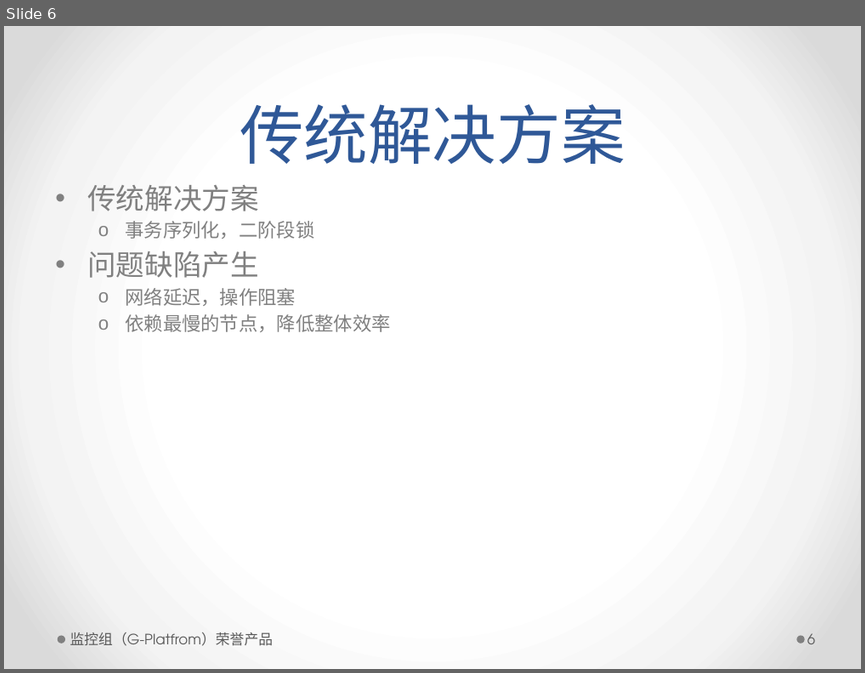
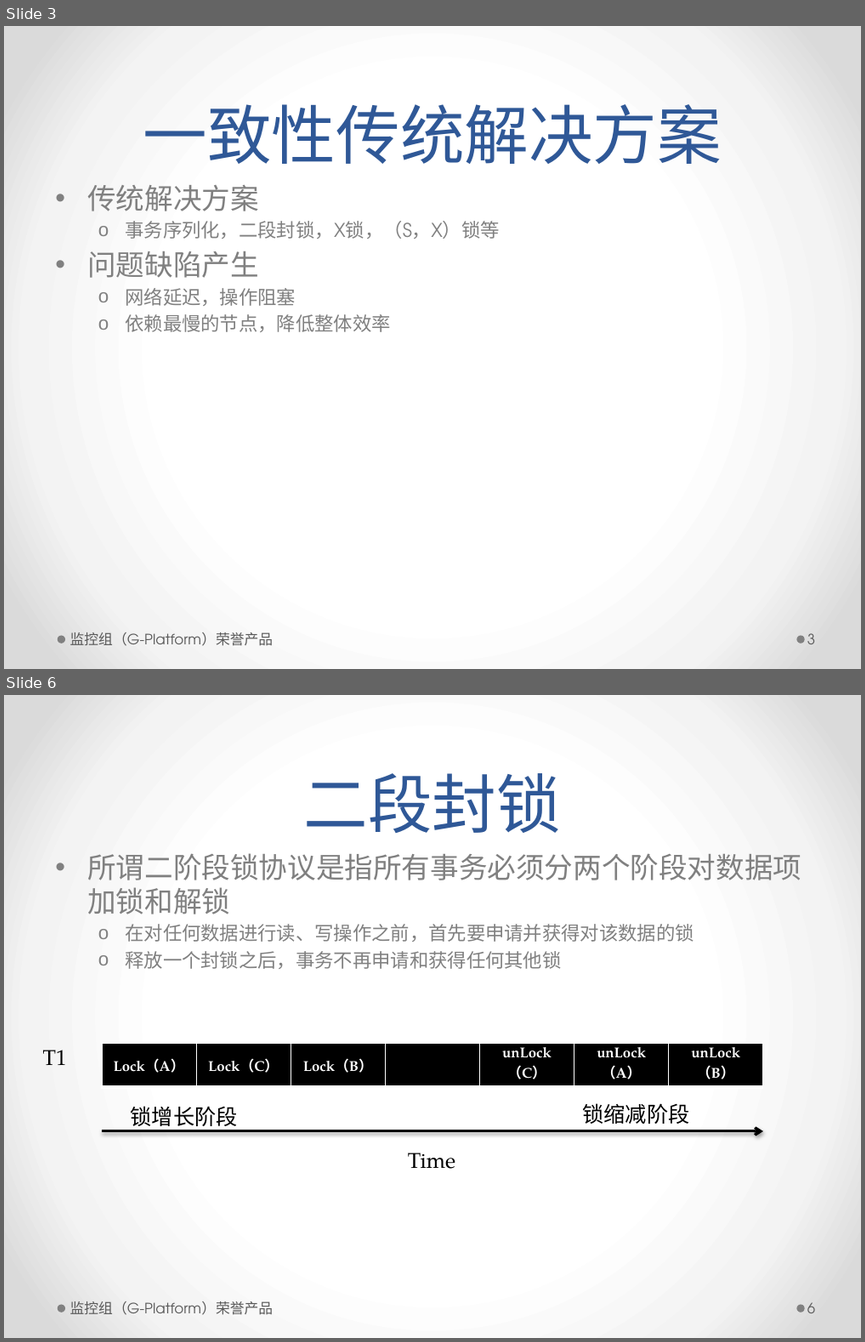
Before and after one commit to ccnt/ccntdb.core.algorithm, a slide deck: Algorithm/文档/ccntDB分布式数据库一致性问题.pptx. Shown one above the other, each under a label of ours: slide 6 before the commit, slides 3 and 6 after it; the slides between them are not shown. The pictures are 865x673 and 865x1342 pixels, drawn with LibreOffice and Linux fonts; fonts in the diff are those of the drawing. Boxes give left, top, right and bottom in pixels: in the first picture for what was removed or moved away, otherwise in the second. Text is boxed around its words. In the diff, an @@ line names an element or a change of style, - is before the commit and + after.

```diff
--- a/Algorithm/文档/ccntDB分布式数据库一致性问题.pptx
+++ b/Algorithm/文档/ccntDB分布式数据库一致性问题.pptx
@@ slide 6 added at bbox=[4, 695, 861, 1338], background gradient #FFFFFF to #F4F4F4 to #DADADA; not listed: 2 template elements that a slide beside it also shows @@
@@ title added at bbox=[304, 773, 561, 833], 54 pt, text #2F5897 @@
+二段封锁
@@ text added at bbox=[87, 853, 801, 969], 16 pt, text #808080 @@
+• 所谓二阶段锁协议是指所有事务必须分两个阶段对数据项加锁和解锁
+  o 在对任何数据进行读、写操作之前，首先要申请并获得对该数据的锁
+  o 释放一个封锁之后，事务不再申请和获得任何其他锁
@@ text added at bbox=[43, 1049, 67, 1065], 18 pt, text #000000 @@
+T1
@@ table added at bbox=[102, 1043, 761, 1083], 1 rows, 7 columns @@
+Lock（A） | Lock（C） | Lock（B） |  | unLock（C） | unLock（A） | unLock（B）
@@ text added at bbox=[131, 1106, 238, 1126], 18 pt, text #000000 @@
+锁增长阶段
@@ text added at bbox=[583, 1103, 690, 1123], 18 pt, text #000000 @@
+锁缩减阶段
@@ arrow added from (102, 1131) to (763, 1131), #000000 2.25 pt @@
@@ text added at bbox=[408, 1152, 455, 1168], 18 pt, text #000000 @@
+Time
@@ text added at bbox=[70, 1301, 273, 1315], 12 pt, text #595959 @@
+监控组（G-Platform）荣誉产品
@@ page number added at bbox=[807, 1302, 815, 1313], 12 pt, text #595959 @@
+6
@@ what was slide 6 is now slide 3 @@
@@ slide 3 changed as well @@
@@ title at bbox=[143, 104, 721, 164]: text changed @@
-传统解决方案
+一致性传统解决方案
@@ text at bbox=[125, 221, 499, 238]: text changed @@
-  o 事务序列化，二阶段锁
+  o 事务序列化，二段封锁，X锁，（S，X）锁等
@@ text at bbox=[70, 632, 273, 646]: text changed @@
-监控组（G-Platfrom）荣誉产品
+监控组（G-Platform）荣誉产品
@@ page number at bbox=[807, 633, 815, 644]: text changed @@
-6
+3
```
Also in this commit, not shown: 9 other slides changed, 28 other slides added.
